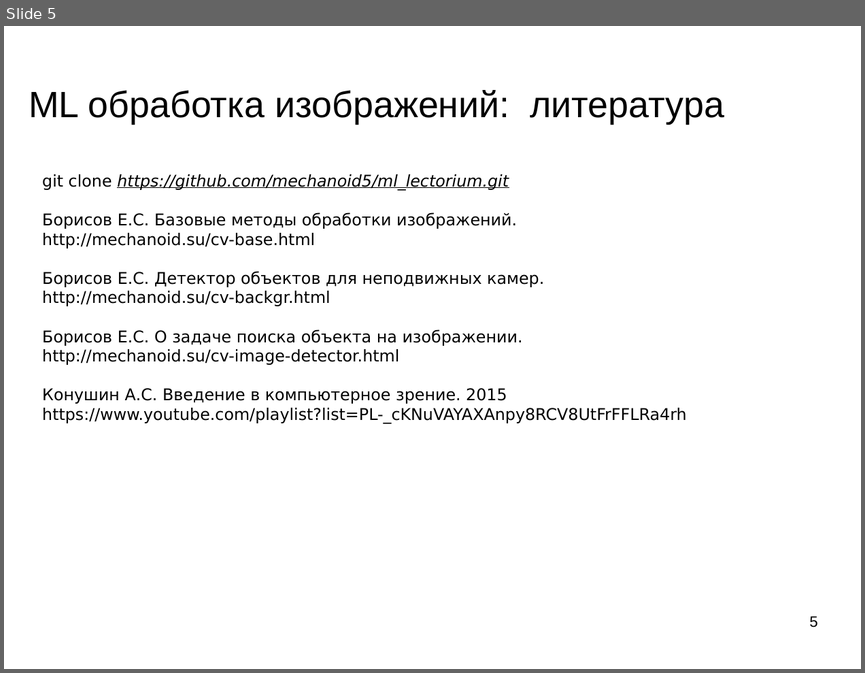
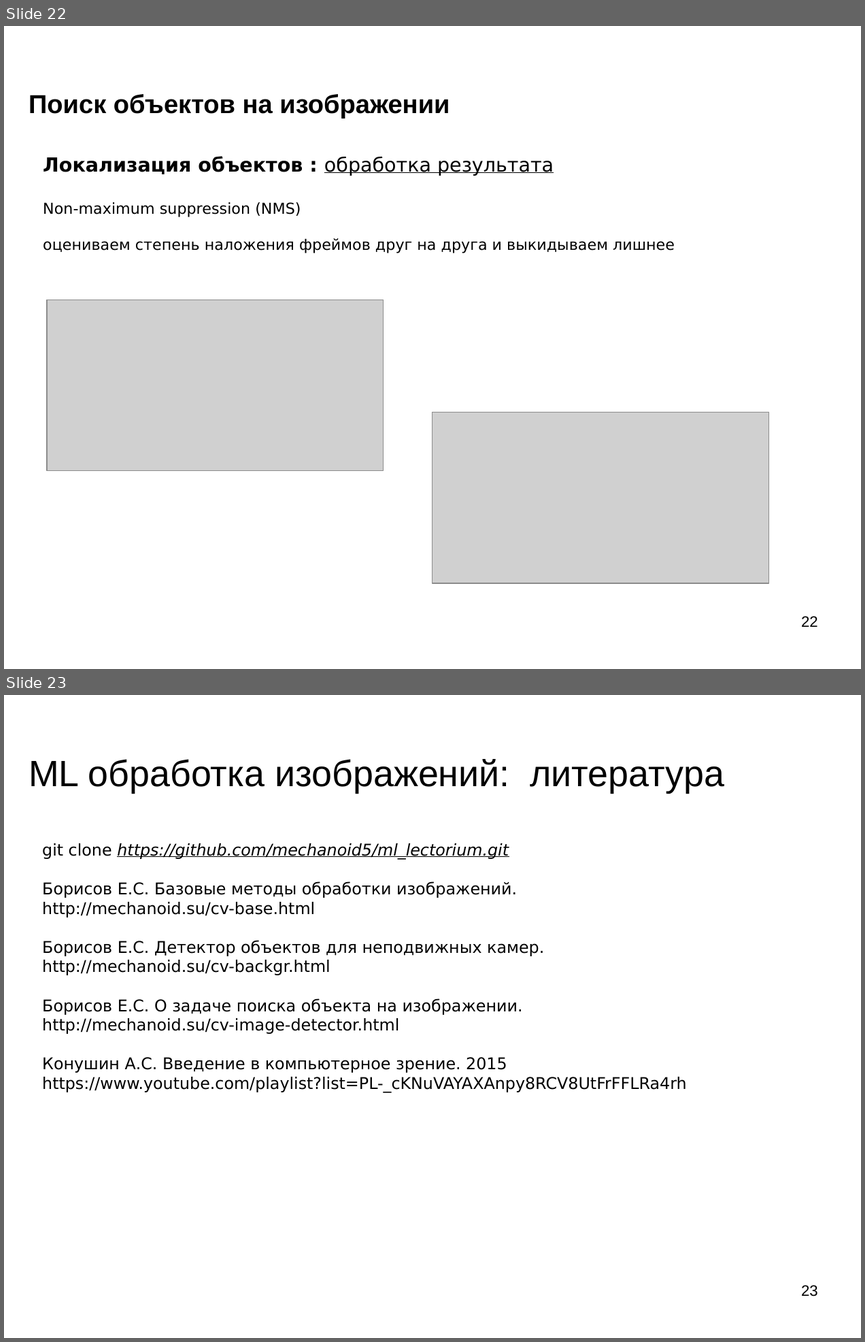
Before and after one commit to mechanoid5/ml_lectorium_2023_I, a slide deck: 20-img-proc.odp. Shown one above the other, each under a label of ours: slide 5 before the commit, slides 22 and 23 after it. The pictures are 865x673 and 865x1342 pixels, drawn with LibreOffice and Linux fonts; fonts in the diff are those of the drawing; grey boxes stand for pictures; background and template pictures are left out. Boxes give left, top, right and bottom in pixels: in the first picture for what was removed or moved away, otherwise in the second. Text is boxed around its words. In the diff, an @@ line names an element or a change of style, - is before the commit and + after.

```diff
--- a/20-img-proc.odp
+++ b/20-img-proc.odp
@@ slide 22 added at (4,26,861,669), background picture (left out) @@
@@ title added at (28,94,449,118), 24 pt, text #000000, bold @@
+Поиск объектов на изображении
@@ text added at (43,156,674,253), 14 pt, text #000000 @@
+Локализация объектов : обработка результата
+Non-maximum suppression (NMS)
+оцениваем степень наложения фреймов друг на друга и выкидываем лишнее
@@ picture added at (47,299,383,471) @@
@@ picture added at (432,412,769,584) @@
@@ page number added at (801,616,818,626), 14 pt, text #000000 @@
+22
@@ what was slide 5 is now slide 23 @@
@@ page number at (801,1285,818,1296): text changed @@
-5
+23
```
Also in this commit, not shown: 1 slide changed, 17 other slides added, 47 other files.
